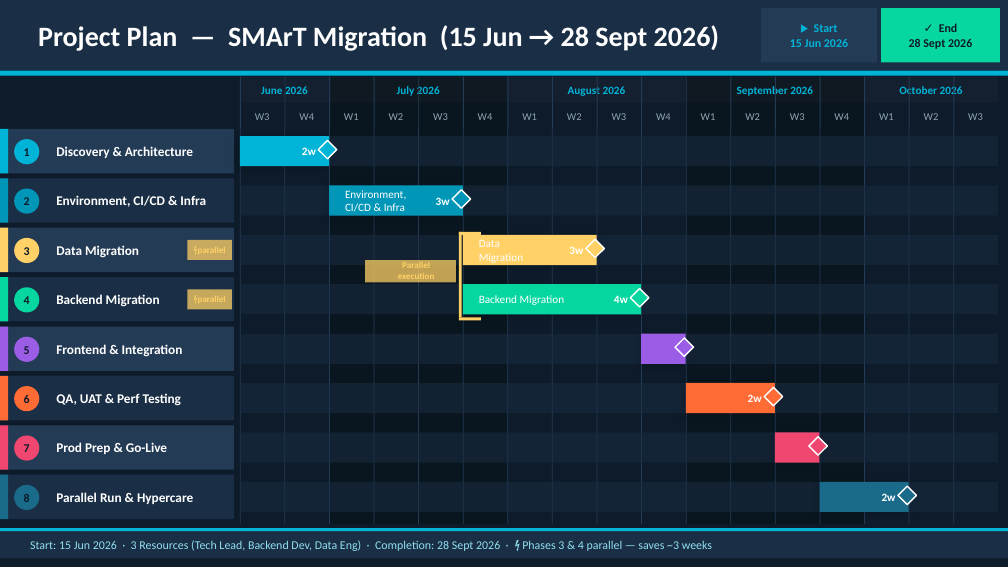
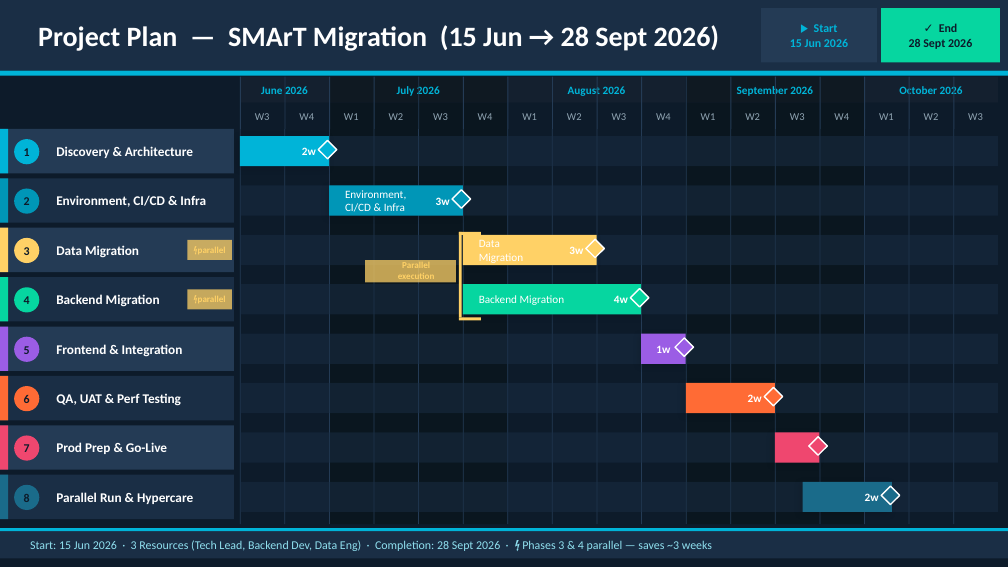
Before and after one commit to PRAMODNAIK-DEV/SMArT-DataIKU-DataBricks-Migration, a slide deck: slide 24 of SMArT_Complete_Presentation With Gantt Chart.pptx. Drawn at 1008x567 pixels with LibreOffice and Linux fonts; fonts in the diff are those of the drawing. Boxes give left, top, right and bottom in pixels: in the first picture for what was removed or moved away, otherwise in the second. Text is boxed around its words. In the diff, an @@ line names an element or a change of style, - is before the commit and + after.

```diff
--- a/SMArT_Complete_Presentation With Gantt Chart.pptx
+++ b/SMArT_Complete_Presentation With Gantt Chart.pptx
@@ text added at (656,346,670,353), 8 pt, text #FFFFFF, bold @@
+1w
@@ rectangle: place and size @@
-rectangle at (820,482,908,512)
+rectangle at (802,482,891,512)
@@ text "2w": place and size @@
-text "2w" at (882,493,896,501)
+text "2w" at (865,493,879,501)
@@ rectangle: place and size @@
-rectangle at (898,486,917,505)
+rectangle at (881,486,900,505)
```
Also in this commit, not shown: 14 other files.
